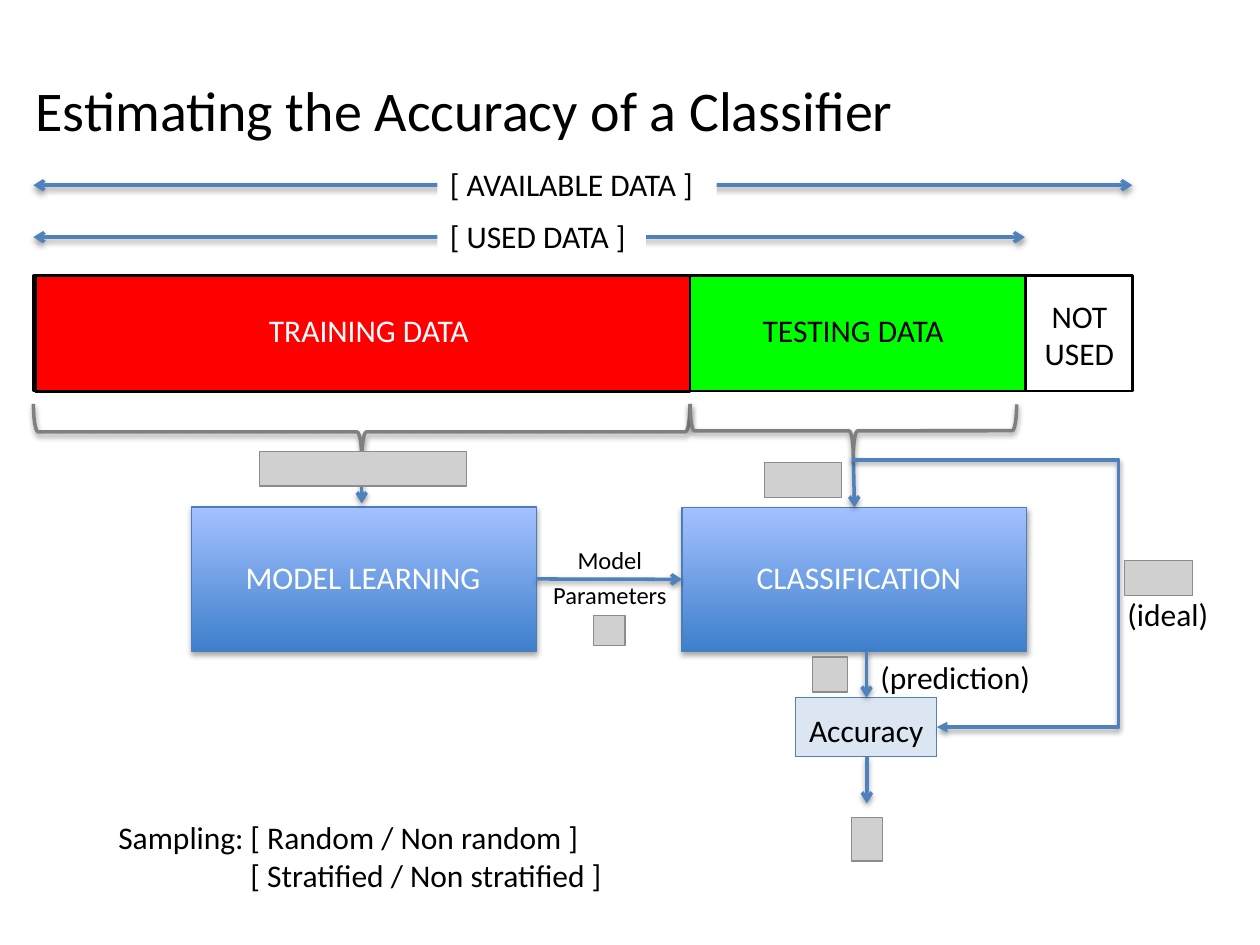
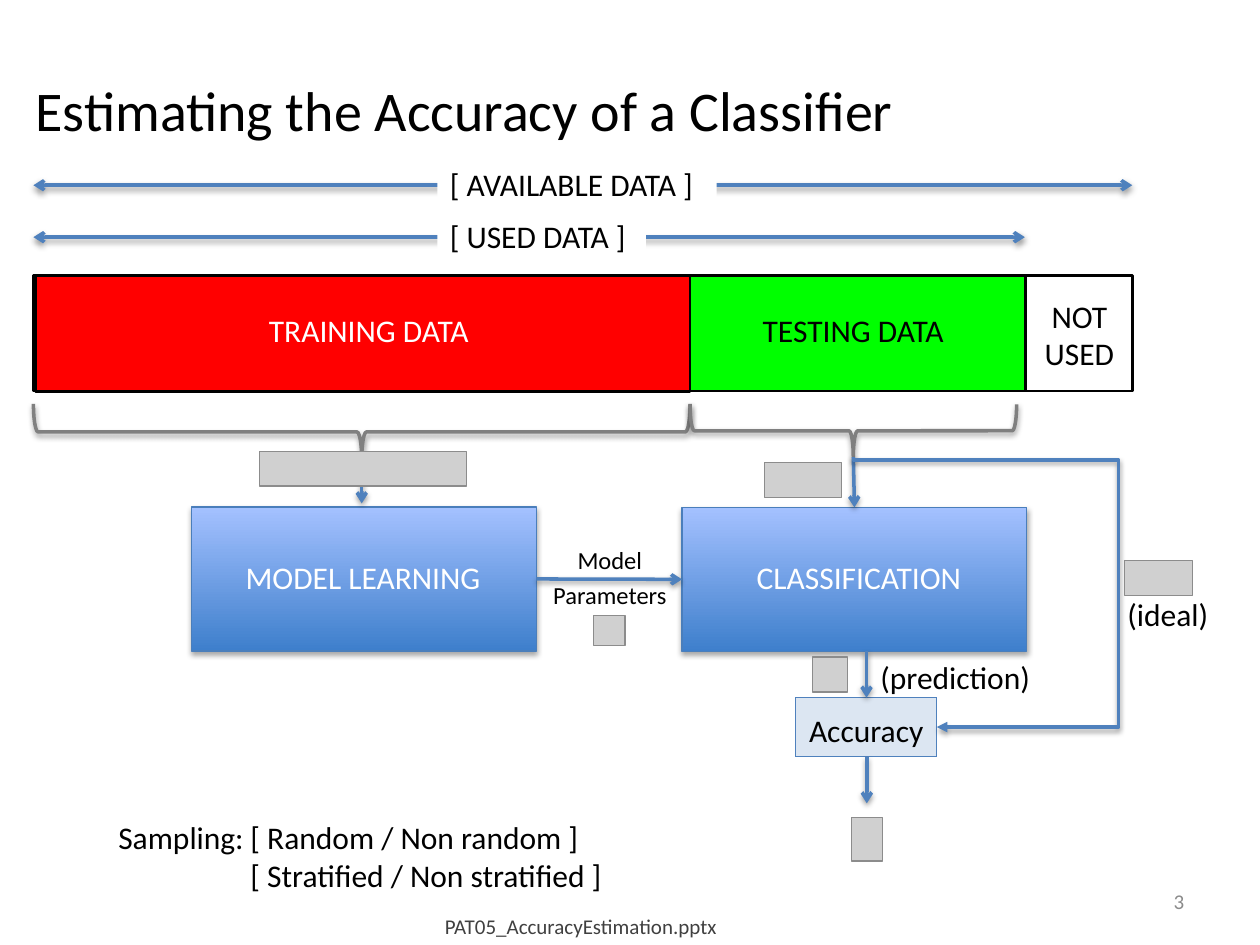
Before and after one commit to domingomery/patrones, a slide deck: slide 3 of clases/Cap05_Evaluacion/presentations/PAT05_AccuracyEstimation.pptx. Drawn at 1260x945 pixels with LibreOffice and Linux fonts; fonts in the diff are those of the drawing; grey boxes stand for pictures. Boxes give left, top, right and bottom in pixels: in the first picture for what was removed or moved away, otherwise in the second. Text is boxed around its words. In the diff, an @@ line names an element or a change of style, - is before the commit and + after.

```diff
--- a/clases/Cap05_Evaluacion/presentations/PAT05_AccuracyEstimation.pptx
+++ b/clases/Cap05_Evaluacion/presentations/PAT05_AccuracyEstimation.pptx
@@ page number added at <box>1174,895,1185,909</box>, 12 pt, text #8C8C8C @@
+3
@@ text added at <box>445,919,716,938</box>, 12 pt, text #404040 @@
+PAT05_AccuracyEstimation.pptx
```
Also in this commit, not shown: 10 other slides changed, 13 other files.
